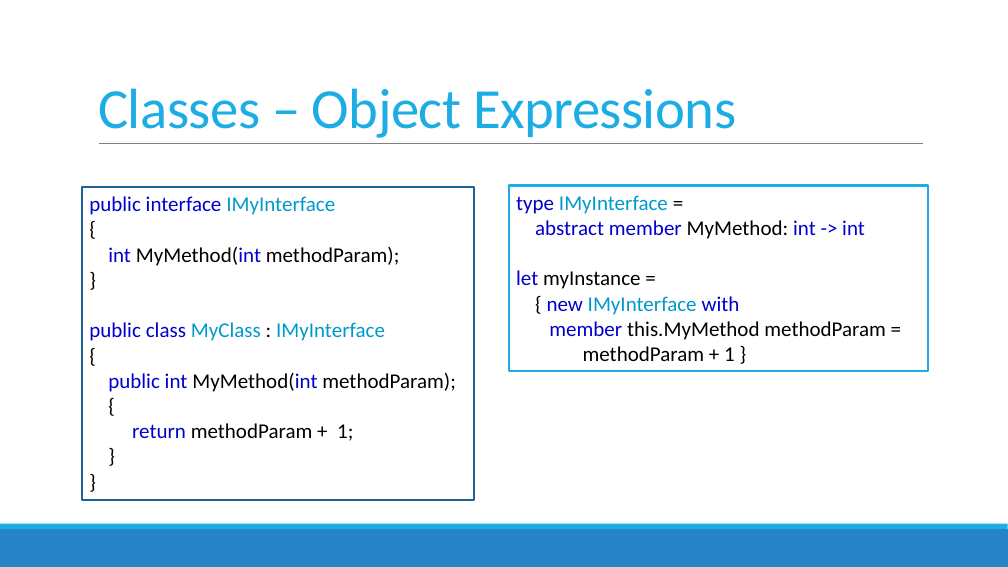
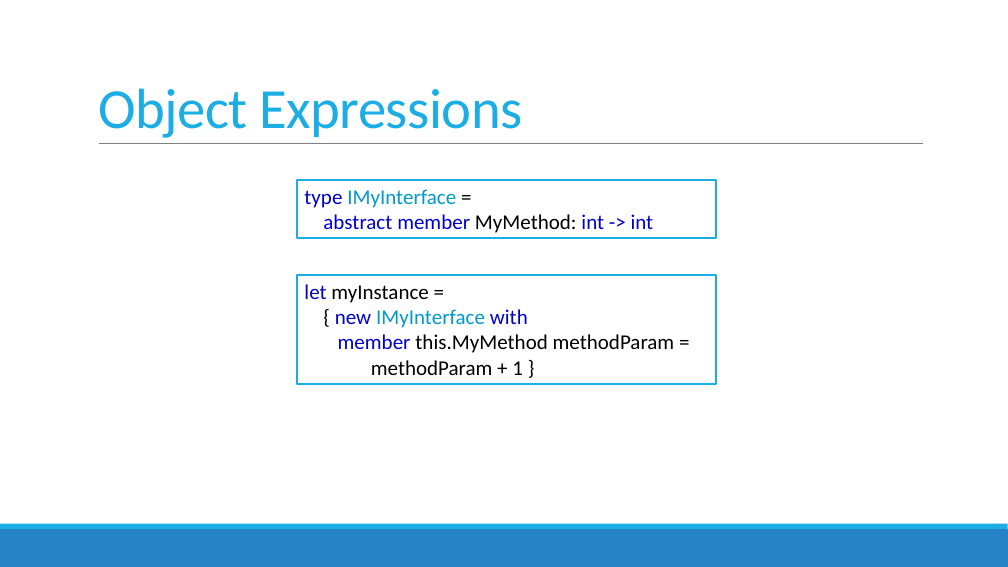
Before and after one commit to featuresnap/fsharpworkshop, a slide deck: slide 51 of FSharpWorkshop_Slides.pptx (slide 61 before the commit). Drawn at 1008x567 pixels with LibreOffice and Linux fonts; fonts in the diff are those of the drawing. Boxes give left, top, right and bottom in pixels: in the first picture for what was removed or moved away, otherwise in the second. Text is boxed around its words. In the diff, an @@ line names an element or a change of style, - is before the commit and + after.

```diff
--- a/FSharpWorkshop_Slides.pptx
+++ b/FSharpWorkshop_Slides.pptx
@@ title at (98, 88, 522, 138): text changed @@
-Classes – Object Expressions
+Object Expressions
@@ rectangle removed at (82, 187, 474, 500) @@
-public interface IMyInterface
-{
-int MyMethod(int methodParam);
-}
-public class MyClass : IMyInterface
-{
-public int MyMethod(int methodParam);
-{
-return methodParam + 1;
-}
-}
@@ rectangle added at (297, 180, 716, 238), fill #FFFFFF, outline #1CADE4 2 pt, 20 pt, text #0000CC @@
+type IMyInterface =
+abstract member MyMethod: int -> int
@@ text in rectangle at (516, 195, 865, 239): paragraphs removed @@
-type IMyInterface =
-abstract member MyMethod: int -> int
@@ rectangle "let myInstance =": place and size @@
-rectangle "let myInstance =" at (509, 185, 928, 371)
+rectangle "let myInstance =" at (297, 275, 716, 385)
```
Also in this commit, not shown: 20 other slides changed, 1 slide added, 13 slides removed, 1 other file.
